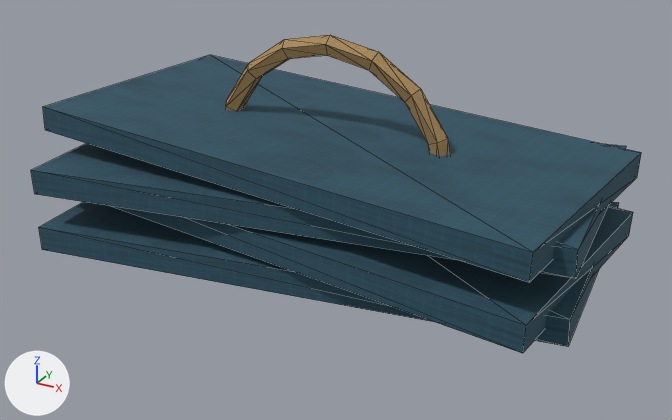
The OBJ model Assets/ProjectOEN/ProductionArt/Meshes/props_tools/pr-001_tarp_presenning__folded.obj, before and after one commit.
Rendered twice from a 50 mm camera at (0.755, -1.354, 0.767) aimed at (0.021, -0.019, 0.099). The axes (+X, +Y, +Z) are drawn at lower left. The lights are the same throughout. The picture after the commit comes second. Mesh edges are drawn as thin lines. Where no turn or scale is listed for an object, it has been applied to the vertices. Vertices at exactly the same position are counted once.

In view in the first picture: 'pr-001_tarp_presenning__folded'.
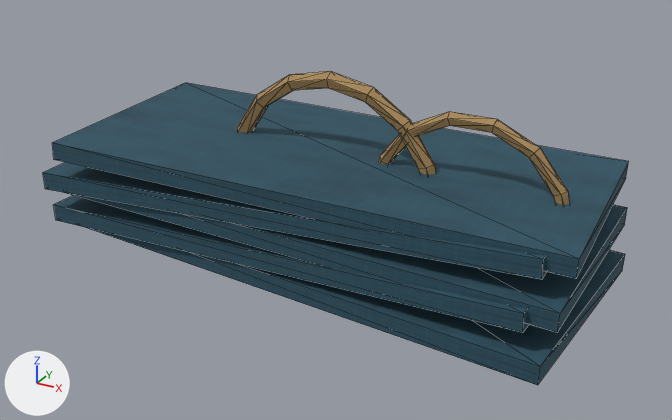
Pixel boxes [x1, y1, x2, y2] of what changed, in the pictures (672 x 420 px):
'pr-001_tarp_presenning__folded', reshaped: before [31, 35, 641, 353]; after [43, 71, 629, 385]
part 1 of me_pr_001_tarp_presenning__folded, rebuilt (11% narrower, 14% shorter): before [226, 35, 450, 156]; after [237, 71, 436, 175]
part 2 of me_pr_001_tarp_presenning__folded, rebuilt: before [39, 202, 619, 347]; after [85, 227, 625, 385]
part 3 of me_pr_001_tarp_presenning__folded, rebuilt: before [110, 206, 633, 353]; after [67, 193, 627, 333]
part 4 of me_pr_001_tarp_presenning__folded, rebuilt: before [31, 143, 626, 279]; after [43, 162, 546, 280]
part 5 of me_pr_001_tarp_presenning__folded, rebuilt (14% shorter): before [43, 55, 641, 282]; after [52, 83, 629, 279]
part 6 of me_pr_001_tarp_presenning__folded, added (brown): after [379, 112, 570, 205]
part 7 of me_pr_001_tarp_presenning__folded, added (blue): after [54, 195, 528, 333]

The change, as a list of edits to the scene's bpy script:
```text
Change me_pr_001_tarp_presenning__folded:
    used by ob_pr_001_tarp_presenning__folded; location = (0.0, 0.0, 0.0)
    remove me_pr_001_tarp_presenning__folded.from_pydata(...)  # 112 vertices, 208 faces; spans x -0.494..0.494, y -0.271..0.271, z -0.068..0.408
    add me_pr_001_tarp_presenning__folded.from_pydata(...)  # 190 vertices, 360 faces; spans x -0.488..0.493, y -0.24..0.24, z -0.085..0.345
    me_pr_001_tarp_presenning__folded part 1: the loose piece of 80 vertices spanning x -0.238..0.238, y -0.017..0.017, z -0.068..0.408 is rebuilt with 80 vertices and now spans x -0.215..0.215, y -0.014..0.014, z -0.085..0.345
    me_pr_001_tarp_presenning__folded part 2: the loose piece of 8 vertices spanning x -0.494..0.494, y -0.271..0.271, z 0.015..0.095 is rebuilt with 8 vertices and now spans x -0.451..0.491, y -0.234..0.234, z 0.003..0.067
    me_pr_001_tarp_presenning__folded part 3: the loose piece of 8 vertices spanning x -0.494..0.494, y -0.271..0.271, z 0.07..0.15 is rebuilt with 8 vertices and now spans x -0.442..0.482, y -0.213..0.213, z 0.079..0.143
    me_pr_001_tarp_presenning__folded part 4: the loose piece of 8 vertices spanning x -0.494..0.494, y -0.271..0.271, z 0.125..0.205 is rebuilt with 8 vertices and now spans x -0.488..0.448, y -0.227..0.227, z 0.117..0.181
    me_pr_001_tarp_presenning__folded part 5: the loose piece of 8 vertices spanning x -0.494..0.494, y -0.271..0.271, z 0.18..0.26 is rebuilt with 8 vertices and now spans x -0.453..0.493, y -0.24..0.24, z 0.155..0.219
    me_pr_001_tarp_presenning__folded part 6: a new loose piece of 70 vertices spanning x 0.078..0.442, y -0.011..0.011, z -0.047..0.307, in mat_rope (picture img_rope_albedo_png)
    me_pr_001_tarp_presenning__folded part 7
    8 vertices are added at x -0.485..0.445, y -0.22..0.22, z 0.041..0.105
    12 new faces join them, mat_tarp (picture img_tarp_albedo_png)
```
